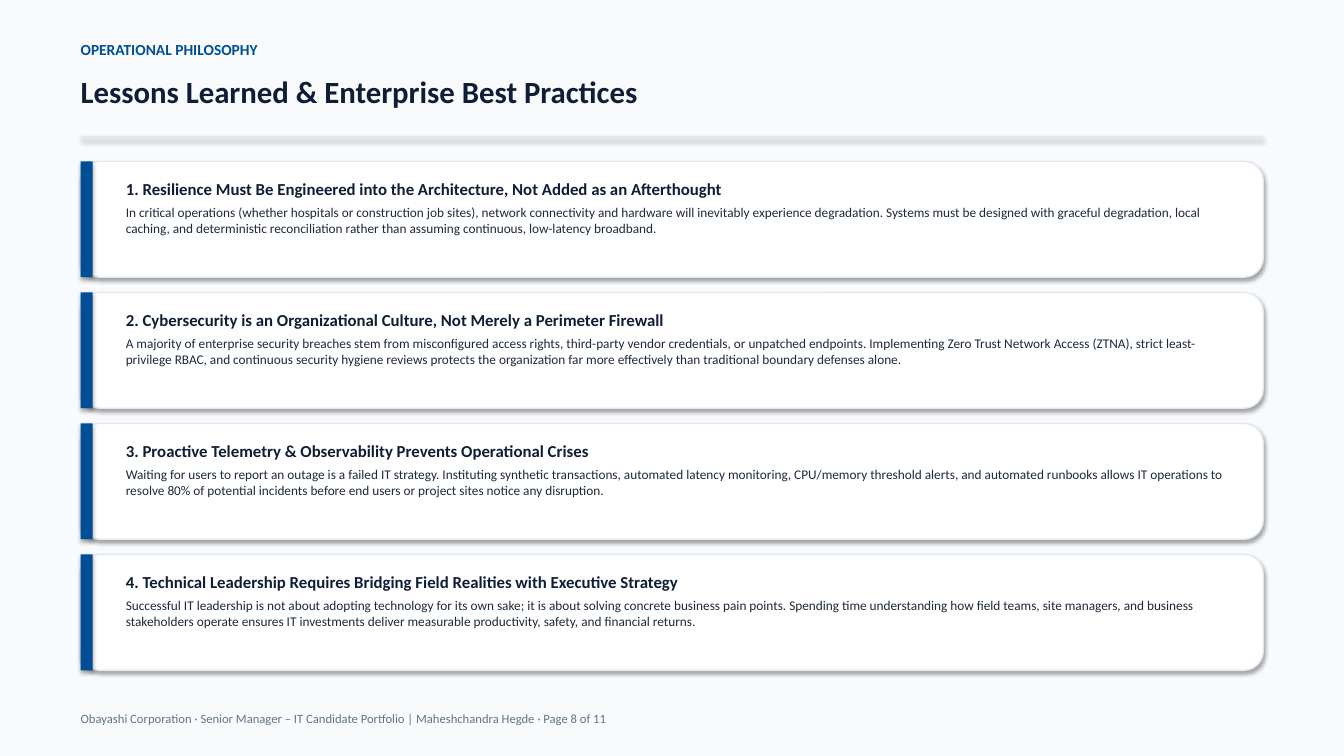
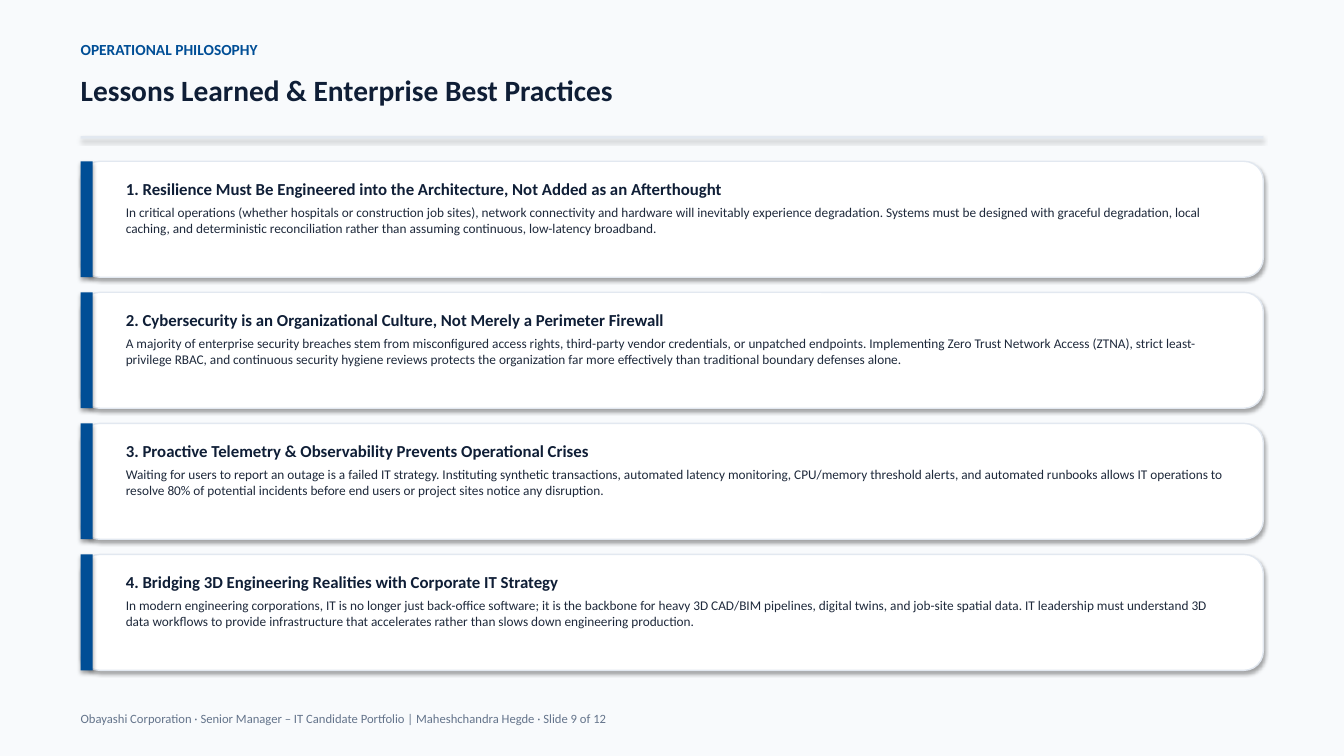
Before and after one commit to hegdemahesh/hegdemahesh.github.io, a slide deck: slide 9 of obayashi_it_presentation/Obayashi_Senior_Manager_IT_Presentation_Maheshchandra_Hegde.pptx (slide 8 before the commit). Drawn at 1344x756 pixels with LibreOffice and Linux fonts; fonts in the diff are those of the drawing. Boxes give left, top, right and bottom in pixels: in the first picture for what was removed or moved away, otherwise in the second. Text is boxed around its words. In the diff, an @@ line names an element or a change of style, - is before the commit and + after.

```diff
--- a/obayashi_it_presentation/Obayashi_Senior_Manager_IT_Presentation_Maheshchandra_Hegde.pptx
+++ b/obayashi_it_presentation/Obayashi_Senior_Manager_IT_Presentation_Maheshchandra_Hegde.pptx
@@ text "Lessons Learned & Enterprise Best ..." at (81,80,613,106): size 22 to 21 pt @@
@@ text at (126,576,1207,629): text changed @@
-4. Technical Leadership Requires Bridging Field Realities with Executive Strategy
-Successful IT leadership is not about adopting technology for its own sake; it is about solving concrete business pain points. Spending time understanding how field teams, site managers, and business stakeholders operate ensures IT investments deliver measurable productivity, safety, and financial returns.
+4. Bridging 3D Engineering Realities with Corporate IT Strategy
+In modern engineering corporations, IT is no longer just back-office software; it is the backbone for heavy 3D CAD/BIM pipelines, digital twins, and job-site spatial data. IT leadership must understand 3D data workflows to provide infrastructure that accelerates rather than slows down engineering production.
@@ text at (81,714,606,725): text changed @@
-Obayashi Corporation · Senior Manager – IT Candidate Portfolio | Maheshchandra Hegde · Page 8 of 11
+Obayashi Corporation · Senior Manager – IT Candidate Portfolio | Maheshchandra Hegde · Slide 9 of 12
```
Also in this commit, not shown: 10 other slides changed, 1 slide added, 7 other files.
